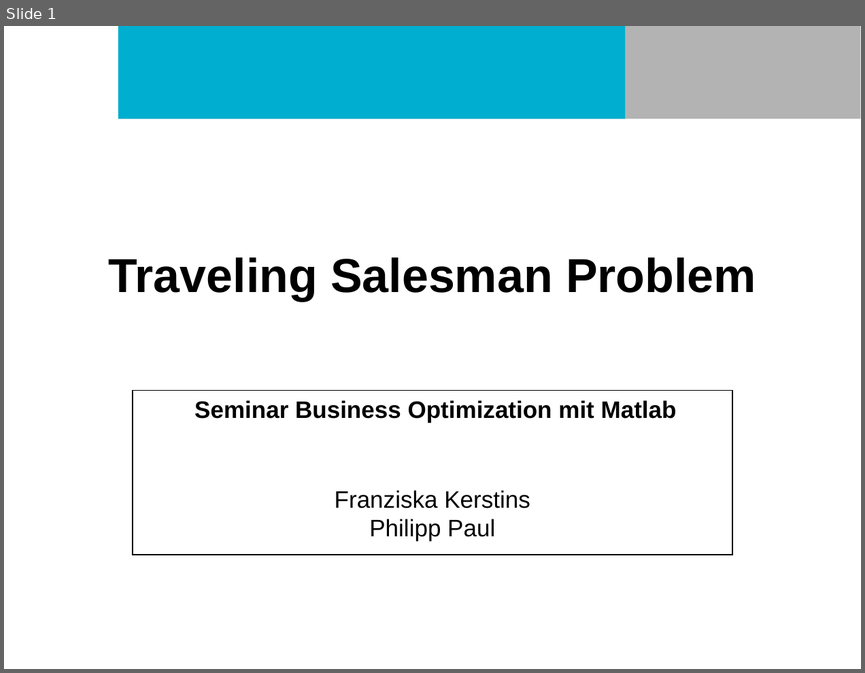
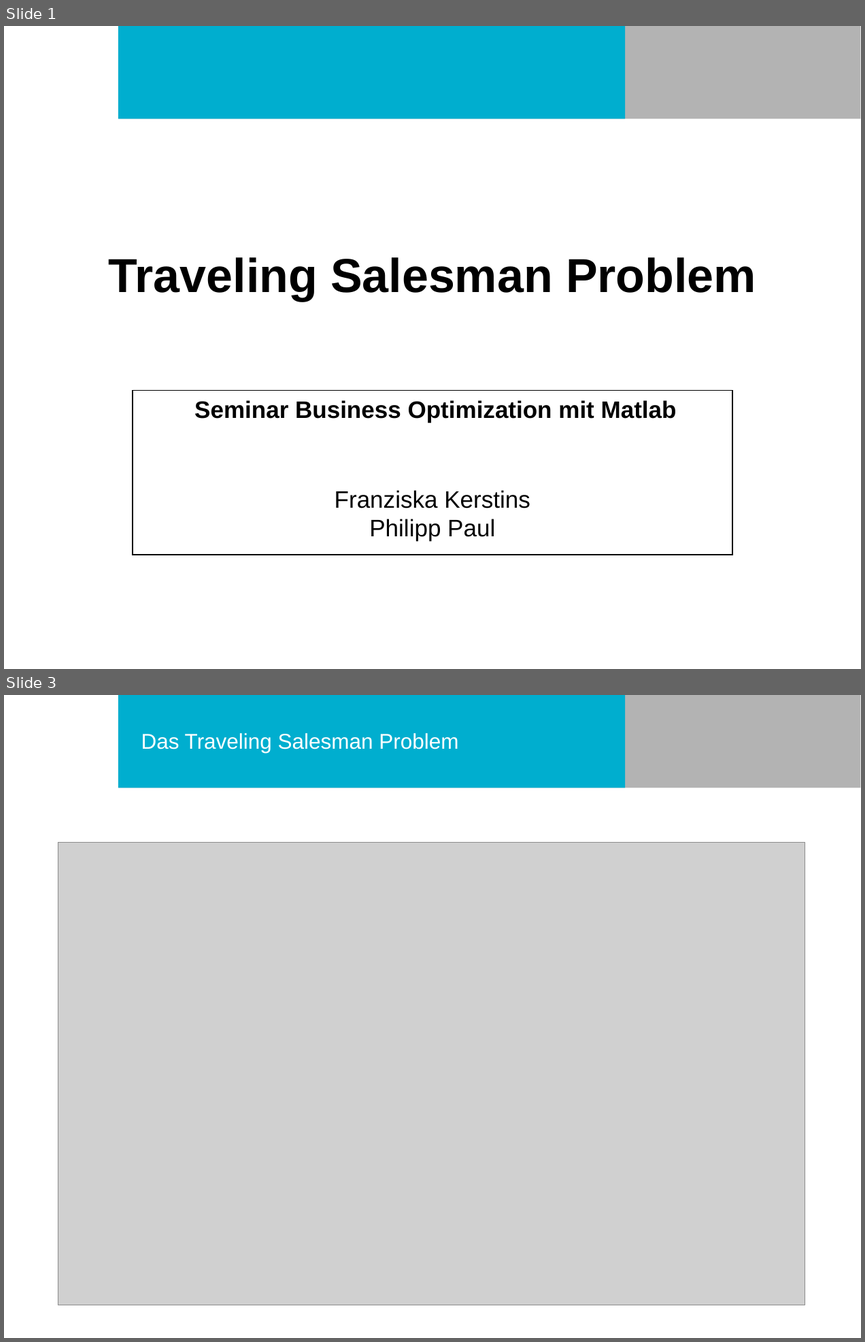
Before and after one commit to philurlaub/matlab2016, a slide deck: Präsentation.ppt. Shown one above the other, each under a label of ours: slide 1 before the commit, slides 1 and 3 after it; the slides between them are not shown. The pictures are 865x673 and 865x1342 pixels, drawn with LibreOffice and Linux fonts; fonts in the diff are those of the drawing; grey boxes stand for pictures; background and template pictures are left out. Boxes give left, top, right and bottom in pixels: in the first picture for what was removed or moved away, otherwise in the second. Text is boxed around its words. In the diff, an @@ line names an element or a change of style, - is before the commit and + after.

```diff
--- a/Präsentation.ppt
+++ b/Präsentation.ppt
@@ slide 3 added at (4, 695, 861, 1338), background #FFFFFF; not listed: 2 template elements that a slide beside it also shows @@
@@ title added at (141, 733, 458, 753), 18 pt, text #FFFFFF @@
+Das Traveling Salesman Problem
@@ picture added at (58, 843, 804, 1304) @@
```
Also in this commit, not shown: 16 other slides added, 2 other files.
